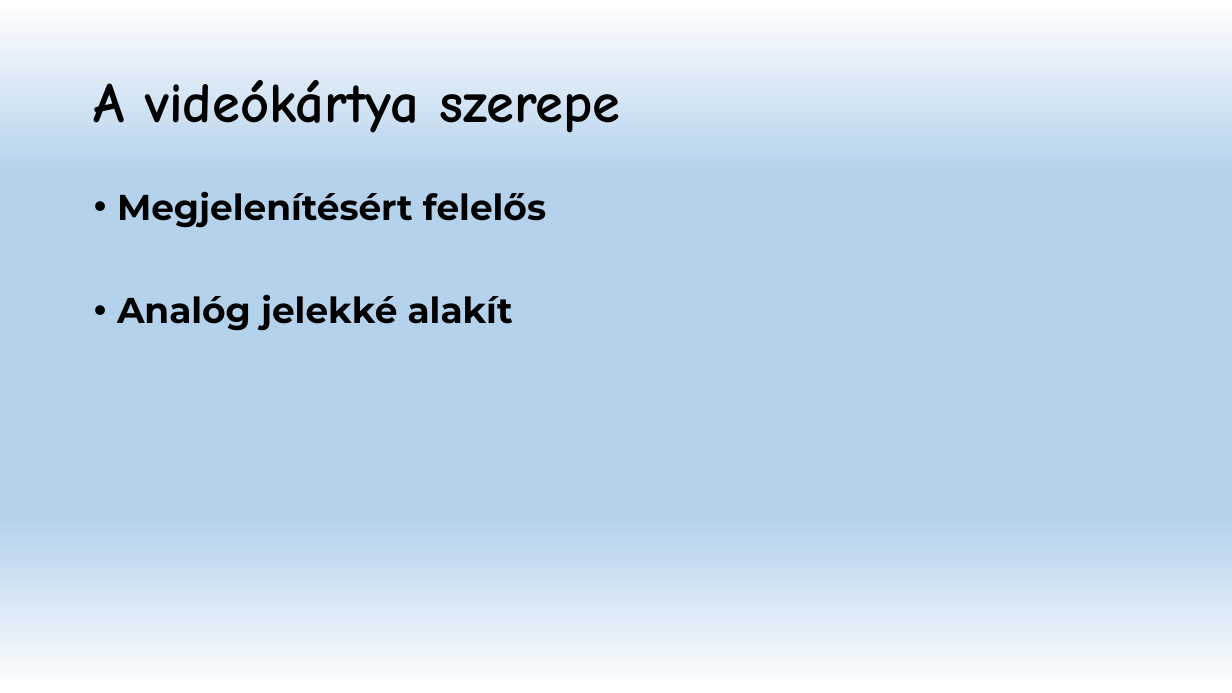
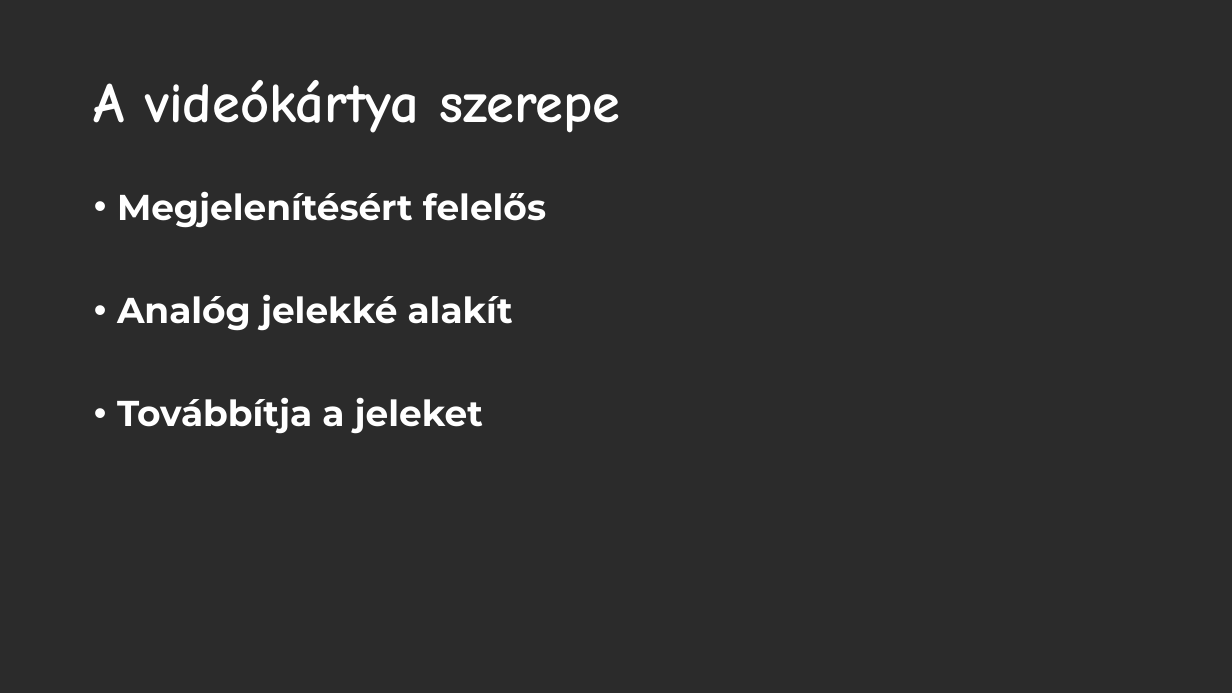
Before and after one commit to Sauher/SchauerRepo, a slide deck: slide 2 of Videókártya.pptx. Drawn at 1232x693 pixels with LibreOffice and Linux fonts; fonts in the diff are those of the drawing; background and template pictures are left out; a plain dark background stands for a picture behind light text. Boxes give left, top, right and bottom in pixels: in the first picture for what was removed or moved away, otherwise in the second. Text is boxed around its words. In the diff, an @@ line names an element or a change of style, - is before the commit and + after.

```diff
--- a/Videókártya.pptx
+++ b/Videókártya.pptx
@@ background gradient #FFFFFF to #B5D2EC to picture (left out) @@
@@ title "A videókártya szerepe" at <box>94,80,621,133</box>: text colour #000000 to #FFFFFF @@
@@ text at <box>117,191,546,331</box>: text colour #000000 to #FFFFFF in "Megjelenítésért felelős", "Analóg jelekké alakít" @@
@@ text at <box>117,397,483,434</box>: paragraph added @@
+• Továbbítja a jeleket
```
Also in this commit, not shown: 2 other slides changed, 5 slides added, 5 slides removed.
